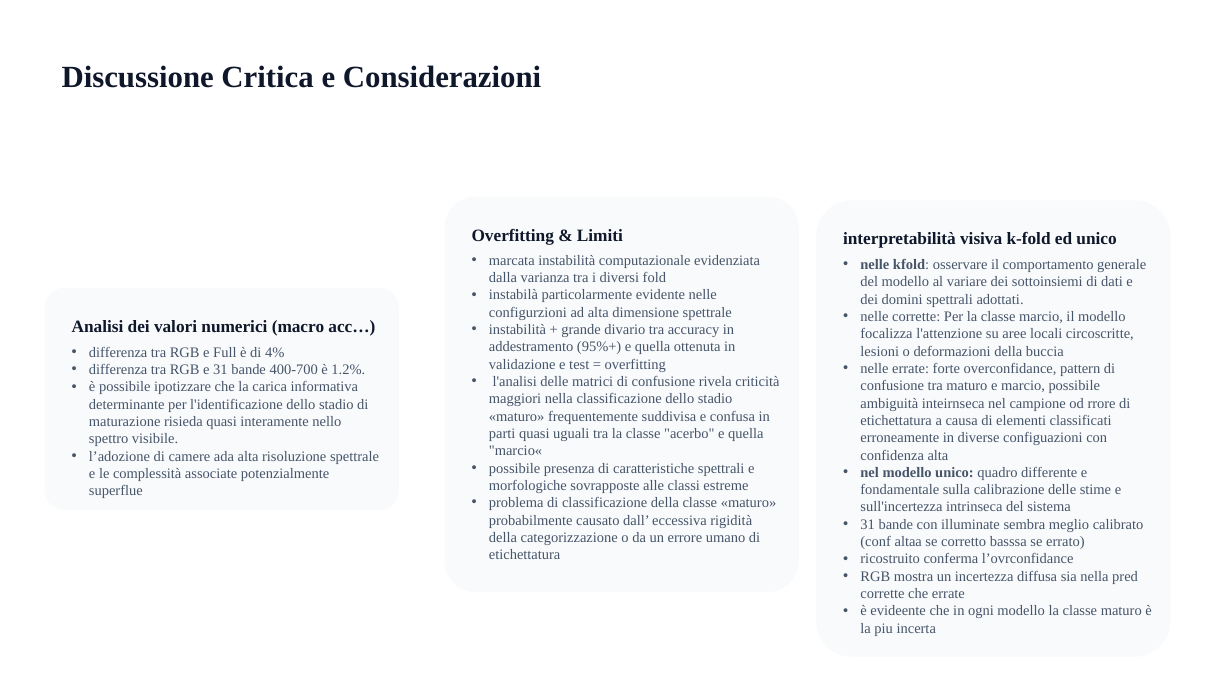
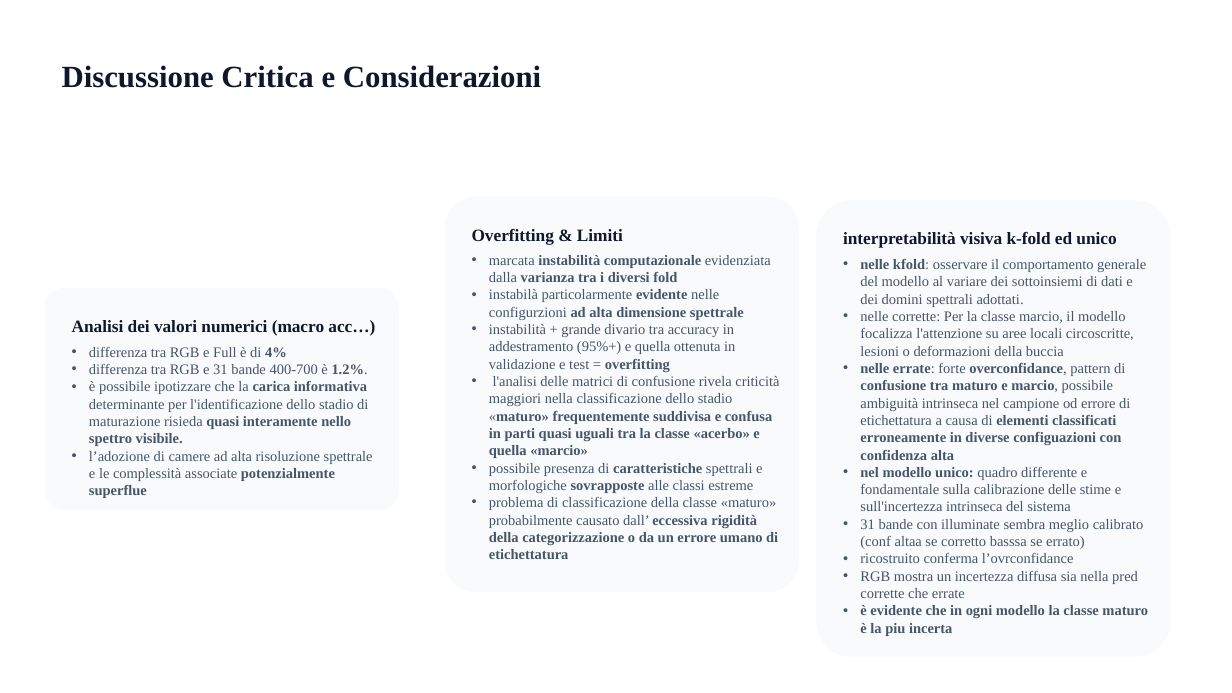
Before and after one commit to Barbera9/masterThesis, a slide deck: slide 18 of Analisi Iperspettrale e RGB per la Maturazione della Frutta.pptx. Drawn at 1232x693 pixels with LibreOffice and Linux fonts; fonts in the diff are those of the drawing. Boxes give left, top, right and bottom in pixels: in the first picture for what was removed or moved away, otherwise in the second. Text is boxed around its words. In the diff, an @@ line names an element or a change of style, - is before the commit and + after.

```diff
--- a/Analisi Iperspettrale e RGB per la Maturazione della Frutta.pptx
+++ b/Analisi Iperspettrale e RGB per la Maturazione della Frutta.pptx
@@ text at <box>489,255,778,559</box>: bold on in "instabilità computazionale varianza tra i diversi fold", "evidente ad alta dimensione spettrale", "overfitting", "caratteristiche sovrapposte" and 1 more places @@
@@ text at <box>89,347,368,446</box>: bold on in "4%", "1.2%.", "carica informativa quasi interamente nello spettro visibile." @@
@@ text at <box>489,376,779,458</box>: text changed; bold on @@
-• l'analisi delle matrici di confusione rivela criticità maggiori nella classificazione dello stadio «maturo» frequentemente suddivisa e confusa in parti quasi uguali tra la classe "acerbo" e quella "marcio«
+• l'analisi delle matrici di confusione rivela criticità maggiori nella classificazione dello stadio «maturo» frequentemente suddivisa e confusa in parti quasi uguali tra la classe «acerbo» e quella «marcio»
@@ text at <box>860,363,1130,460</box>: text changed; bold on @@
-• nelle errate: forte overconfidance, pattern di confusione tra maturo e marcio, possibile ambiguità inteirnseca nel campione od rrore di etichettatura a causa di elementi classificati erroneamente in diverse configuazioni con confidenza alta
+• nelle errate: forte overconfidance, pattern di confusione tra maturo e marcio, possibile ambiguità intrinseca nel campione od errore di etichettatura a causa di elementi classificati erroneamente in diverse configuazioni con confidenza alta
@@ text at <box>89,451,373,498</box>: text changed @@
-• l’adozione di camere ada alta risoluzione spettrale e le complessità associate potenzialmente superflue
+• l’adozione di camere ad alta risoluzione spettrale e le complessità associate potenzialmente superflue
@@ text at <box>860,605,1148,636</box>: text changed; bold on @@
-• è evideente che in ogni modello la classe maturo è la piu incerta
+• è evidente che in ogni modello la classe maturo è la piu incerta
```
Also in this commit, not shown: 3 other slides changed, 1 slide added.
